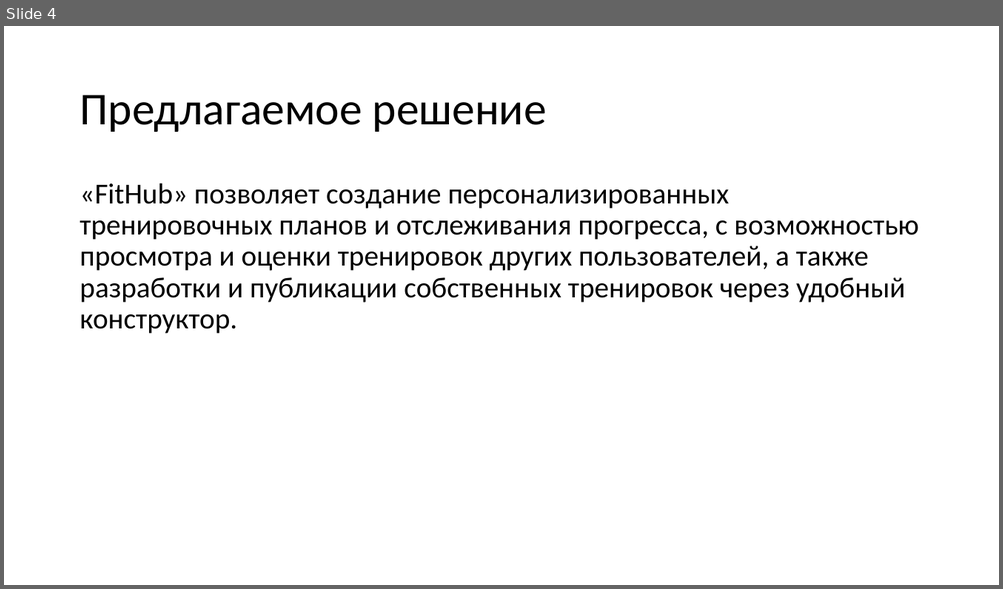
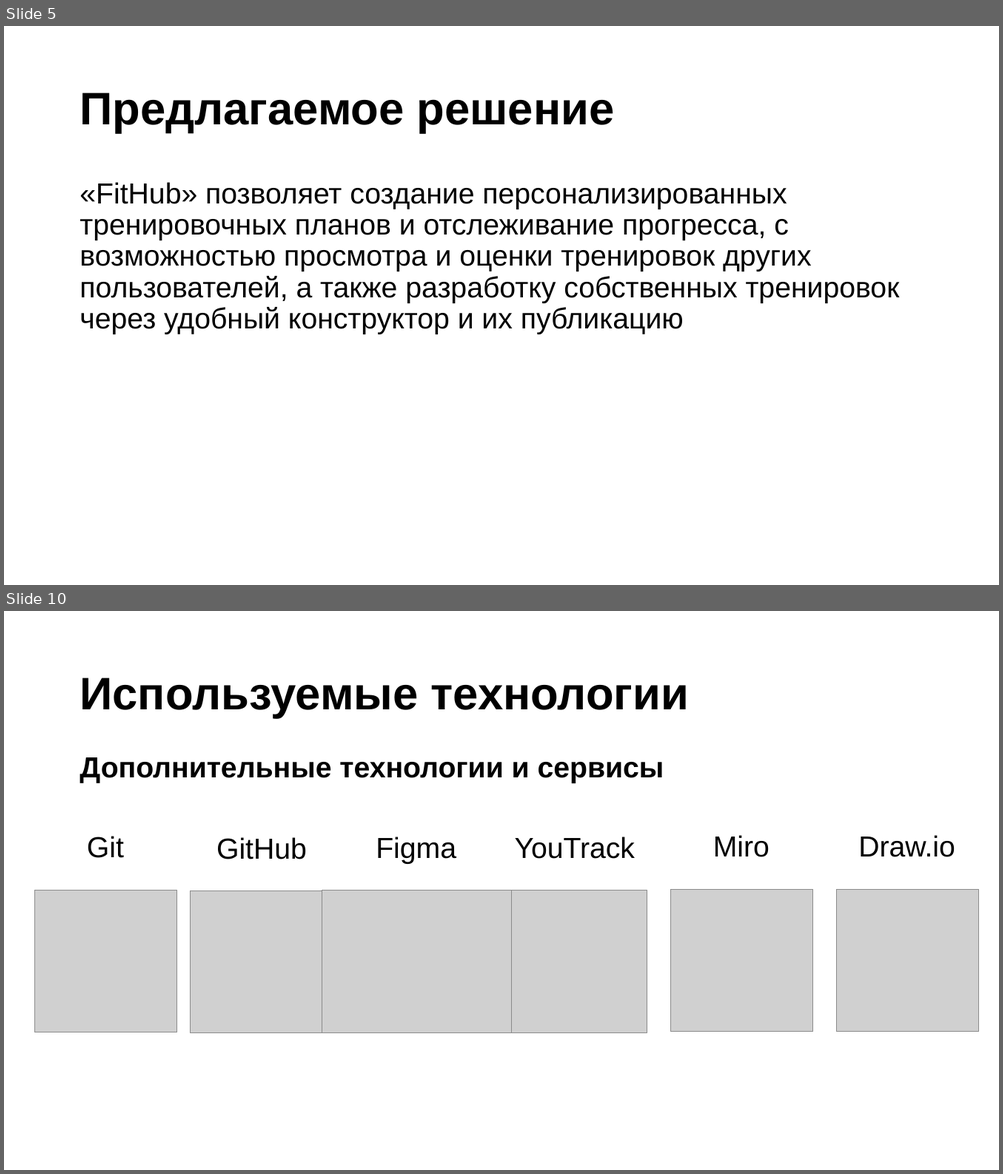
Before and after one commit to partickle/FitHub_Docs, a slide deck: Презентация технического задания.pptx. Shown one above the other, each under a label of ours: slide 4 before the commit, slides 5 and 10 after it; the slides between them are not shown. The pictures are 1003x589 and 1003x1174 pixels, drawn with LibreOffice and Linux fonts; fonts in the diff are those of the drawing; grey boxes stand for pictures. Boxes give left, top, right and bottom in pixels: in the first picture for what was removed or moved away, otherwise in the second. Text is boxed around its words. In the diff, an @@ line names an element or a change of style, - is before the commit and + after.

```diff
--- a/Презентация технического задания.pptx
+++ b/Презентация технического задания.pptx
@@ slide 10 added at [4, 611, 999, 1170], background #FFFFFF @@
@@ title added at [79, 678, 688, 718], 44 pt, text #000000, bold @@
+Используемые технологии
@@ text added at [79, 758, 664, 783], 28 pt, text #000000, bold @@
+Дополнительные технологии и сервисы
@@ text added at [87, 836, 124, 858], 28 pt, text #000000 @@
+Git
@@ text added at [216, 837, 307, 860], 28 pt, text #000000 @@
+GitHub
@@ text added at [375, 837, 456, 864], 28 pt, text #000000 @@
+Figma
@@ text added at [515, 837, 635, 859], 28 pt, text #000000 @@
+YouTrack
@@ text added at [713, 835, 769, 857], 28 pt, text #000000 @@
+Miro
@@ text added at [858, 835, 955, 857], 28 pt, text #000000 @@
+Draw.io
@@ picture added at [34, 890, 177, 1033] @@
@@ picture added at [190, 891, 335, 1034] @@
@@ picture added at [322, 891, 512, 1034] @@
@@ picture added at [504, 891, 646, 1034] @@
@@ picture added at [670, 889, 813, 1032] @@
@@ picture added at [836, 889, 979, 1032] @@
@@ what was slide 4 is now slide 5 @@
@@ slide 5 changed as well @@
@@ title "Предлагаемое решение" at [79, 93, 614, 133]: font Calibri to Arial, bold on @@
@@ text at [79, 182, 899, 335]: text changed; font Calibri to Arial @@
-«FitHub» позволяет создание персонализированных тренировочных планов и отслеживания прогресса, с возможностью просмотра и оценки тренировок других пользователей, а также разработки и публикации собственных тренировок через удобный конструктор.
+«FitHub» позволяет создание персонализированных тренировочных планов и отслеживание прогресса, с возможностью просмотра и оценки тренировок других пользователей, а также разработку собственных тренировок через удобный конструктор и их публикацию
```
Also in this commit, not shown: 2 other slides changed, 11 other slides added, 3 slides removed.
